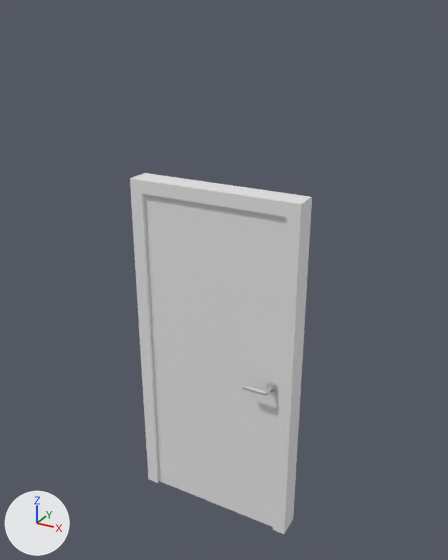
A saved change to the glTF model assets/models/general/door.gltf.
Camera for both pictures: a 50 mm camera at (1.55, -2.73, 1.93) aimed at (0.01, 0.06, 0.53). Arrows for +X, +Y and +Z are at lower left; the lights stay in place. Where no turn or scale is listed for an object, it has been applied to the vertices. Vertices at the same position are counted once.

Names of what the first picture shows: 'DoorFrameLeft', 'DoorFrameRight', 'DoorFrameTop', 'DoorPanel'.
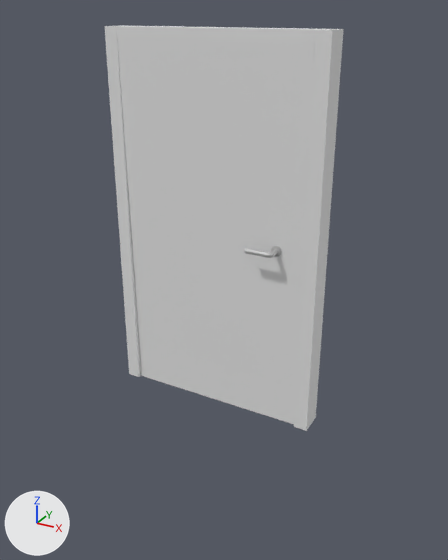
Boxes [x1, y1, x2, y2] around the edits, measured in the pictures (448 x 560 px):
'DoorPanel', mesh rescaled, moved (39% wider, 16% taller): before [144, 194, 286, 527]; after [117, 37, 315, 424]
'DoorFrameRight', mesh rescaled, moved (27% wider, 19% taller): before [273, 195, 312, 534]; after [294, 29, 344, 431]
'DoorFrameLeft', mesh rescaled, moved (27% wider, 13% taller): before [130, 173, 159, 483]; after [104, 26, 141, 377]
'DoorFrameTop', mesh rescaled, moved (29% wider, 60% shorter): before [141, 175, 297, 217]; after [117, 26, 318, 42]

What changed in the scene script:
```text
Change me_cube_001:
    where me_cube_001.from_pydata(...)  # 8 vertices, 12 faces; spans x -0.43..0.43, y -0.05..0.05, z -1.0..1.0
    used by ob_doorpanel; location = (0.0, 0.0, 0.0)
    me_cube_001 part 4: the whole mesh is scaled about its middle by (1.23, 1, 0.995), then moved by (0.0, -0.01, -0.01)
Change me_cube_004:
    where me_cube_004.from_pydata(...)  # 8 vertices, 12 faces; spans x -0.5..-0.43, y -0.07..0.07, z -1.0..1.08
    used by ob_doorframeleft; location = (0.0, 0.0, 0.0)
    me_cube_004 part 1: the whole mesh is scaled about its middle by (1, 1, 0.982), then moved by (0.0, 0.0, -0.02)
Change me_cube_005:
    where me_cube_005.from_pydata(...)  # 8 vertices, 12 faces; spans x 0.43..0.5, y -0.07..0.07, z -1.0..1.08
    used by ob_doorframeright; location = (0.0, 0.0, 0.0)
    me_cube_005 part 2: the whole mesh is scaled about its middle by (1, 1, 0.982), then moved by (0.0, 0.0, -0.02)
Change me_cube_006:
    where me_cube_006.from_pydata(...)  # 8 vertices, 12 faces; spans x -0.425..0.425, y -0.07..0.07, z 1.0..1.075
    used by ob_doorframetop; location = (0.0, 0.0, 0.0)
    me_cube_006 part 3: the whole mesh is scaled about its middle by (1.23, 1, 0.632), then moved by (0.0, 0.0, -0.014)
Change ob_doorpanel:
    ob_doorpanel.location: (0.0, 0.0, 0.0) -> (0.0, 0.0, 0.803)
Change ob_doorframeleft:
    ob_doorframeleft.location: (0.0, 0.0, 0.0) -> (-0.1, 0.0, 0.803)
Change ob_doorframeright:
    ob_doorframeright.location: (0.0, 0.0, 0.0) -> (0.099, 0.0, 0.803)
Change ob_doorframetop:
    ob_doorframetop.location: (0.0, 0.0, 0.0) -> (0.0, 0.0, 0.793)
```
